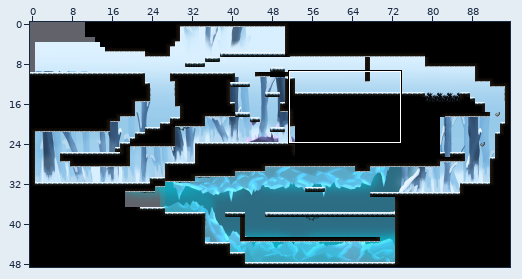
Tiled map, stored at Output/Assets/Maps/Map31.tmx. The picture above shows the old version from afar; the outline marks the close-up.
Close-up. Before the edit:
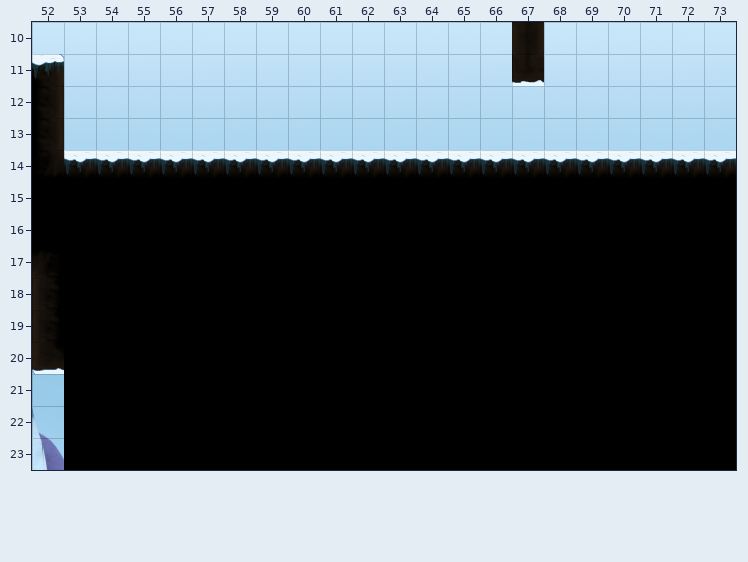
Cells are 64x64 px. Shown: x 52..73, y 10..23. The commit also changed other parts of the map, which this record leaves out.
After:
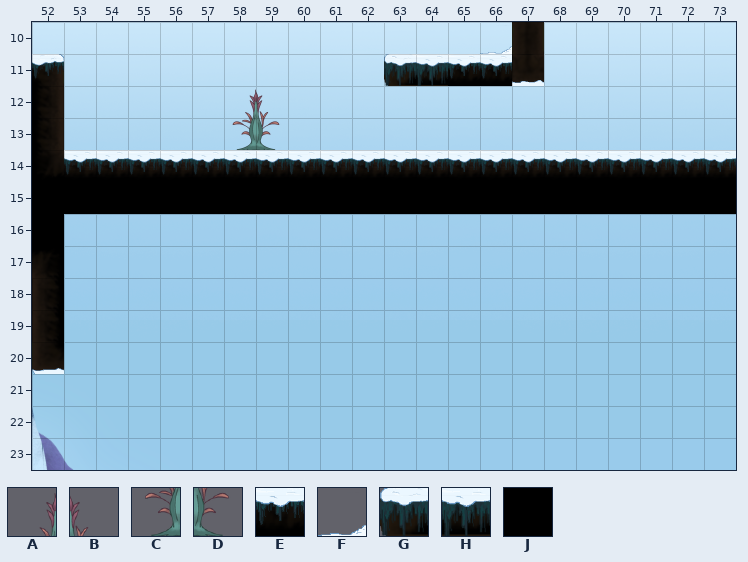
Key: from "Planta3": A 0, B 1, C 2, D 3; from "tiles nieve": E 32, F 49, G 51, H 52; from "tiles_cave": J 11.
_ is an empty cell.
The edit:
Layer "Platforms":
y 10: x 66 _ -> F
y 11: x 63..66 ____ -> GHEE
y 12: x 58..59 __ -> AB
y 13: x 58..59 __ -> CD
y 16..23: x 53..73 JJJJJJJJJJJJJJJJJJJJJ -> _____________________
Pixel boxes of the changes (left, top, right, bottom) in both close-ups:
added: (384, 46, 512, 86)
added: (232, 89, 280, 150)
removed: (64, 214, 736, 470)
